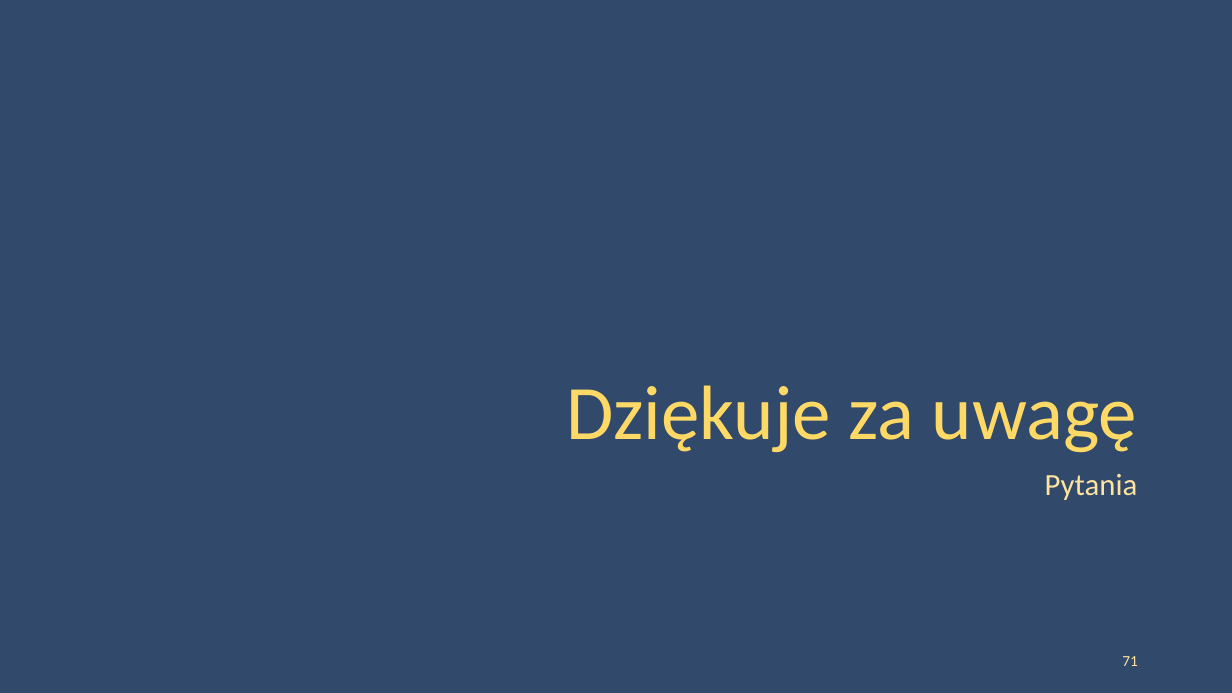
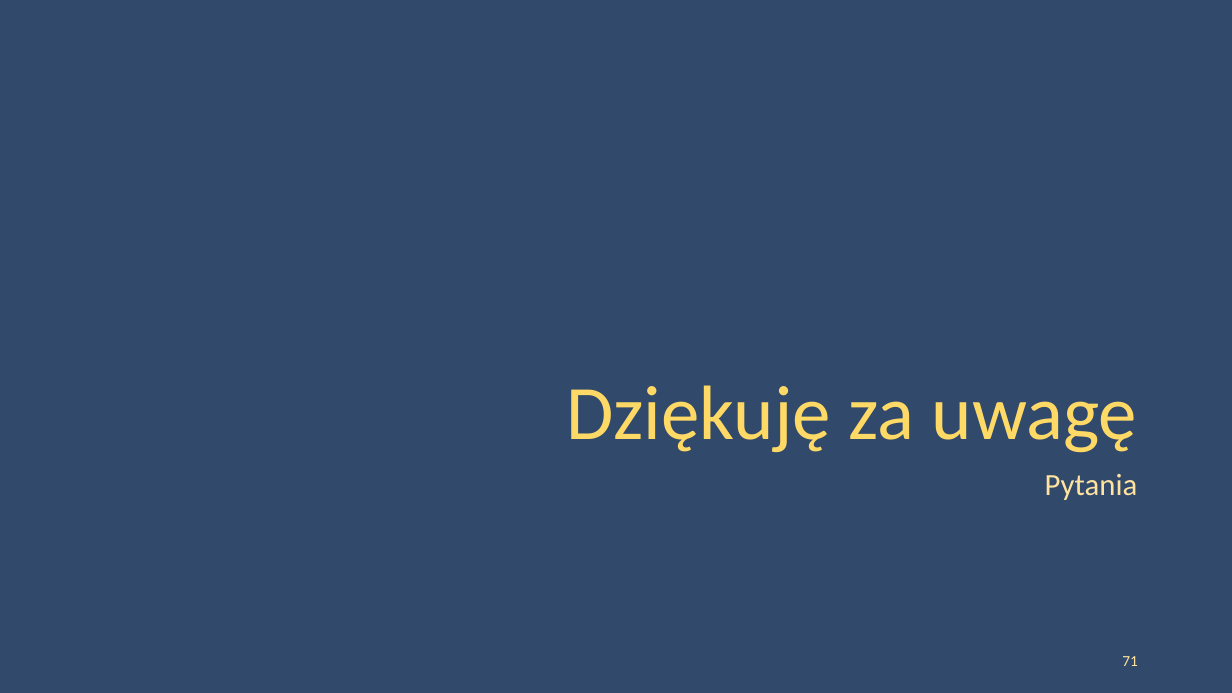
Before and after one commit to peczwy/DbConf2015, a slide deck: slide 71 of DbConf - Złączenia w modelu MapReduce - Wersja Pełna.pptx. Drawn at 1232x693 pixels with LibreOffice and Linux fonts; fonts in the diff are those of the drawing; background and template pictures are left out. Boxes give left, top, right and bottom in pixels: in the first picture for what was removed or moved away, otherwise in the second. Text is boxed around its words. In the diff, an @@ line names an element or a change of style, - is before the commit and + after.

```diff
--- a/DbConf - Złączenia w modelu MapReduce - Wersja Pełna.pptx
+++ b/DbConf - Złączenia w modelu MapReduce - Wersja Pełna.pptx
@@ title at <box>566,385,1137,453</box>: text changed @@
-Dziękuje za uwagę
+Dziękuję za uwagę
```
Also in this commit, not shown: 2 other files.
